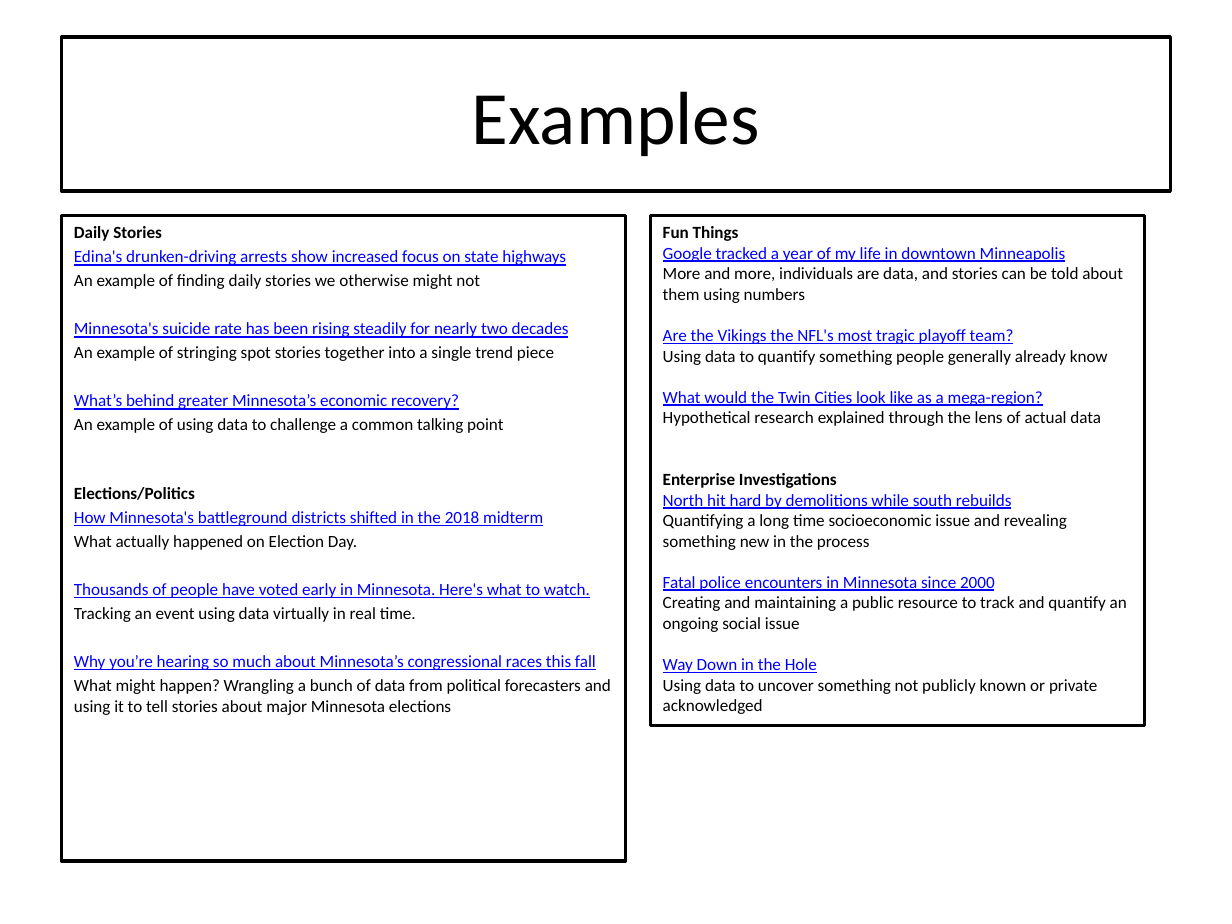
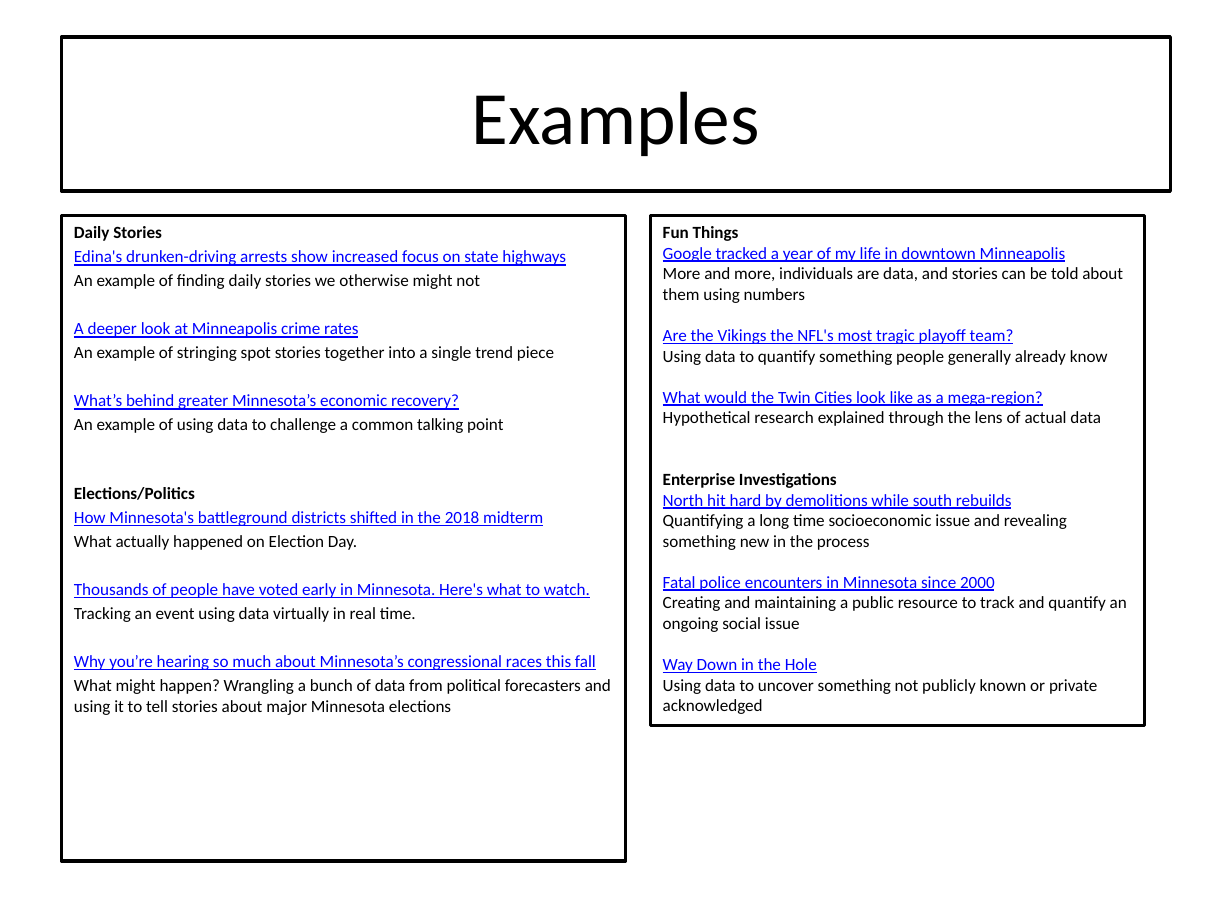
Before and after one commit to jeffhargarten/20181127-umn_class, a slide deck: slide 6 of data_presentation.pptx. Drawn at 1232x924 pixels with LibreOffice and Linux fonts; fonts in the diff are those of the drawing. Boxes give left, top, right and bottom in pixels: in the first picture for what was removed or moved away, otherwise in the second. Text is boxed around its words. In the diff, an @@ line names an element or a change of style, - is before the commit and + after.

```diff
--- a/data_presentation.pptx
+++ b/data_presentation.pptx
@@ text at box(74, 322, 358, 338): text changed @@
-Minnesota's suicide rate has been rising steadily for nearly two decades
+A deeper look at Minneapolis crime rates
```
Also in this commit, not shown: 1 other file.
